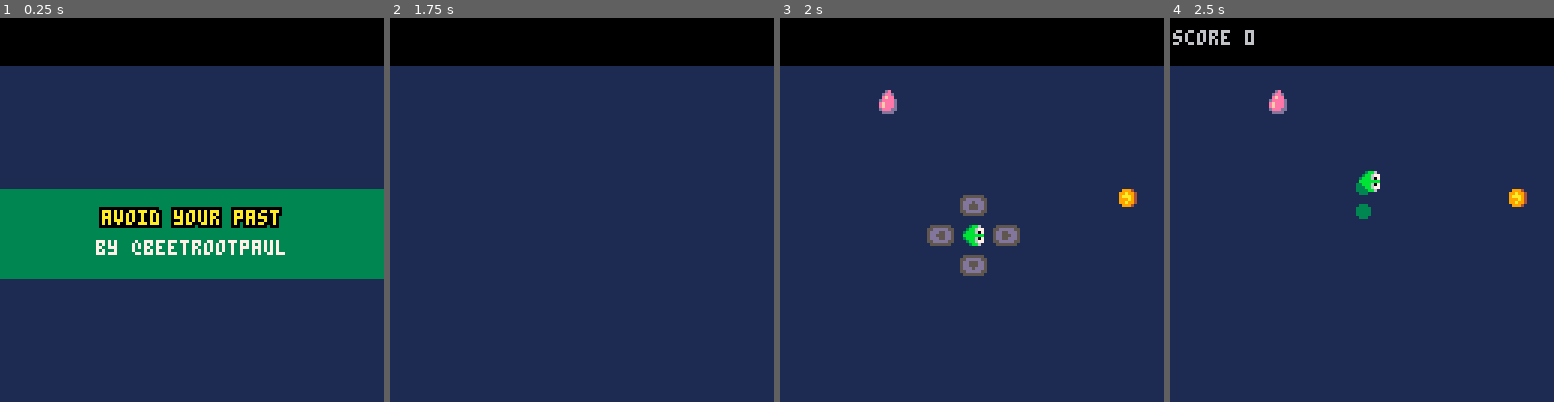
Above: before the commit, frames 1-4 (left to right).
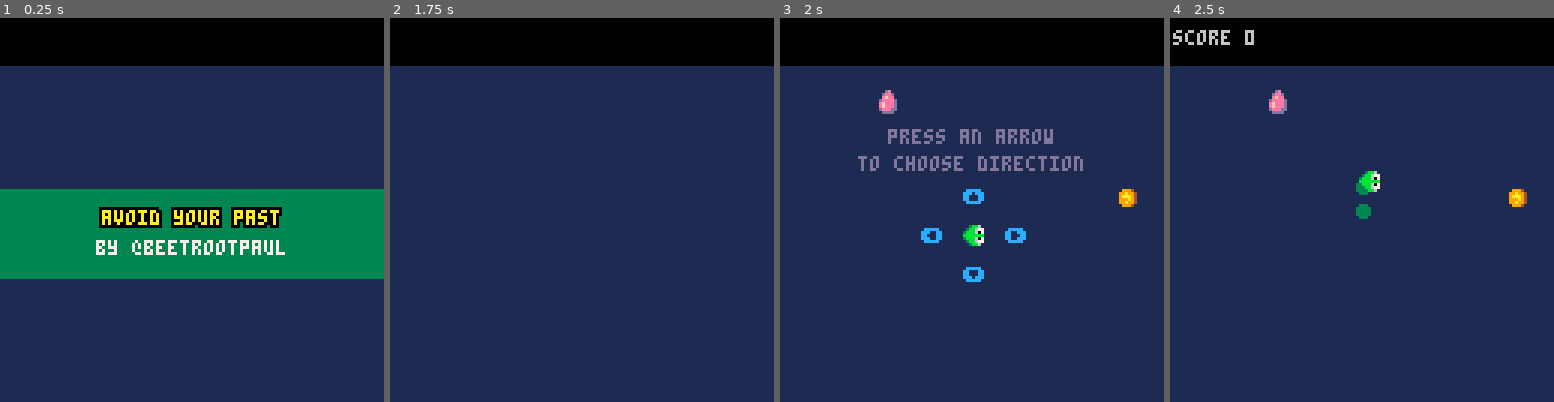
Above: after the commit, the same moments.

Repository: beetrootpaul/avoid-your-past
Game: PICO-8 cartridge avoid-your-past.p8
The game is run twice, just before and just after one commit, with the same random seed, the same clock (stepped at 60 frames per second) and the same inputs.
Inputs:
- Up to frame 1 (0.25 s): no input
- Up to frame 2 (1.75 s): tap X (X key) at 0.33, 1.07 s; tap O (Z key) at 0.7, 1.7 s; hold Right from 1.6 s (still down)
- Up to frame 3 (2 s): keep holding Right; tap X (X key) at 1.85 s
- Up to frame 4 (2.5 s): release Right at 2.1 s; tap O (Z key) at 2.1 s; hold Up 2.15-2.42 s; hold Right from 2.47 s (still down)

Frames 1-2 are identical in both runs. In frame 3, 3.4% of the frame differs, in the area x 20-79%, y 28-69%; in frame 4, nothing differs.

Commit message:
better arrows prompt on start

Diff:
--- a/src/game_states/game_state_start.lua
+++ b/src/game_states/game_state_start.lua
@@ -44,13 +44,23 @@
         })
         player.draw()
 
-        local margin = 3
-        local time_dependent_boolean = u.boolean_changing_every_nth_second(0.5)
-        local glyph_color = time_dependent_boolean and u.colors.light_grey or u.colors.violet_grey
-        u.print_with_outline("⬅️", player.x - player.r - margin - 8, u.topbar_h_px + player.y - 2, glyph_color, u.colors.dark_grey)
-        u.print_with_outline("➡️", player.x + player.r + margin + 2, u.topbar_h_px + player.y - 2, glyph_color, u.colors.dark_grey)
-        u.print_with_outline("⬆️", player.x - 3, u.topbar_h_px + player.y - player.r - margin - 6, glyph_color, u.colors.dark_grey)
-        u.print_with_outline("⬇️", player.x - 3, u.topbar_h_px + player.y + player.r + margin + 2, glyph_color, u.colors.dark_grey)
+        local margin = 6
+        local prompt = {
+            "press an arrow",
+            "to choose direction",
+        }
+        local prompt_w = {
+            u.measure_text_width(prompt[1]),
+            u.measure_text_width(prompt[2]),
+        }
+        u.print_with_outline(prompt[1], player.x - prompt_w[1] / 2, u.topbar_h_px + player.y - player.r - margin - 26, u.colors.violet_grey, u.colors.dark_blue)
+        u.print_with_outline(prompt[2], player.x - prompt_w[2] / 2, u.topbar_h_px + player.y - player.r - margin - 17, u.colors.violet_grey, u.colors.dark_blue)
+        local time_dependent_boolean = u.boolean_changing_every_nth_second(0.6)
+        local glyph_color = time_dependent_boolean and u.colors.blue or u.colors.violet_grey
+        u.print_with_outline("⬅️", player.x - player.r - margin - 8, u.topbar_h_px + player.y - 2, glyph_color, u.colors.dark_blue)
+        u.print_with_outline("➡️", player.x + player.r + margin + 2, u.topbar_h_px + player.y - 2, glyph_color, u.colors.dark_blue)
+        u.print_with_outline("⬆️", player.x - 3, u.topbar_h_px + player.y - player.r - margin - 6, glyph_color, u.colors.dark_blue)
+        u.print_with_outline("⬇️", player.x - 3, u.topbar_h_px + player.y + player.r + margin + 2, glyph_color, u.colors.dark_blue)
     end
 
     return gs
--- a/src/main.lua
+++ b/src/main.lua
@@ -18,7 +18,6 @@
     gs.draw()
 end
 
--- TODO: VFXs
 -- TODO: polish arrows on start
 -- TODO: fix memory first moments
 
